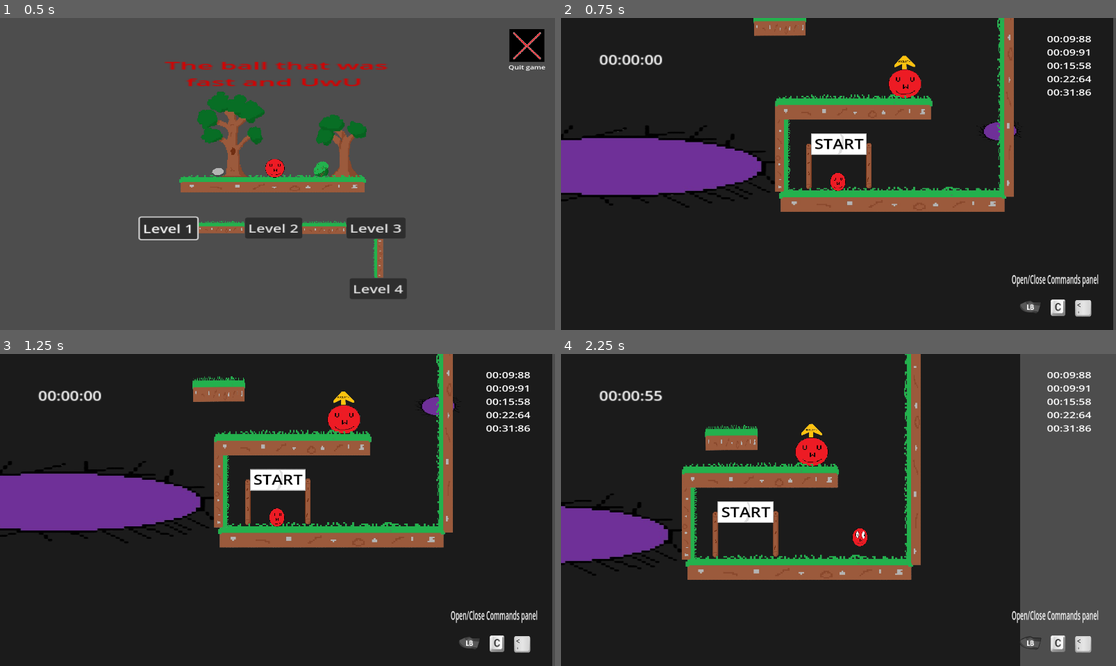
Above: before the commit, frames 1-4 (two rows, left to right).
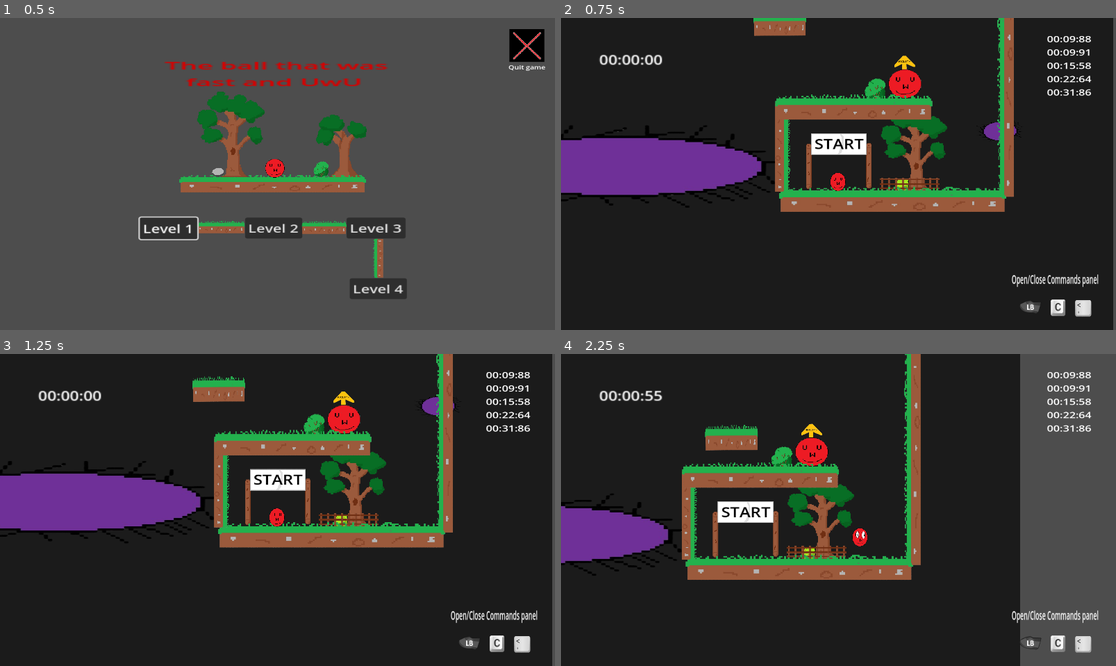
Above: after the commit, the same moments.

Repository: Mahnwe/TheBallThatWasUwU
Game: Godot game, scene res://Scenes/menu.tscn
The game is run twice, just before and just after one commit, with the same random seed, the same clock (stepped at 60 frames per second) and the same inputs.
Inputs (mouse positions are in pixels of both pictures, inside the frame that each line leads up to):
- Up to frame 1 (0.5 s): no input
- Up to frame 2 (0.75 s): click "Level 2" at 0.5 s
- Up to frame 3 (1.25 s): no input
- Up to frame 4 (2.25 s): tap Enter at 1.25 s; move the mouse to (960, 494) at 1.27 s; hold D (move_right) from 1.28 s (still down); tap F (next_level) at 1.35 s; click (960, 494) at 1.42 s; tap Space (jump) at 1.52 s; move the mouse to (727, 525) at 2.02 s; tap X (dash) at 2.1 s

Frame 1 is identical in both runs. In frame 2, 1.7% of the frame differs, in the area x 54-70%, y 19-56%; in frame 3, 1.7%; in frame 4, 1.7%, in the area x 37-53%, y 29-66%.

Commit message:
polish level 2 LD and add some decorations

Diff:
--- a/Scenes/level2.tscn
+++ b/Scenes/level2.tscn
@@ -12,6 +12,16 @@
 [ext_resource type="PackedScene" uid="uid://i4jemvk3v54m" path="res://Scenes/ability.tscn" id="9_of3vt"]
 [ext_resource type="PackedScene" uid="uid://7qfwpggjf11t" path="res://Scenes/save_point.tscn" id="10_bv661"]
 [ext_resource type="PackedScene" uid="uid://dss5xj26b0dfl" path="res://Scenes/finish.tscn" id="11_bscno"]
+[ext_resource type="PackedScene" uid="uid://be1l83abc4nq8" path="res://Scenes/apple_tree.tscn" id="13_f34ya"]
+[ext_resource type="PackedScene" uid="uid://biohd7firpiow" path="res://Scenes/rock_3.tscn" id="14_238nh"]
+[ext_resource type="PackedScene" uid="uid://dd6m23uhhgmfy" path="res://Scenes/branches_bush.tscn" id="15_88g44"]
+[ext_resource type="PackedScene" uid="uid://uwfcx0dtb2bc" path="res://Scenes/big_tree.tscn" id="16_3v757"]
+[ext_resource type="PackedScene" uid="uid://e0nrigj8kq3x" path="res://Scenes/berry_bush.tscn" id="17_negab"]
+[ext_resource type="PackedScene" uid="uid://ctsres127vwfw" path="res://Scenes/barrier.tscn" id="18_sb2qm"]
+[ext_resource type="PackedScene" uid="uid://das30qvpbu28b" path="res://Scenes/rock1.tscn" id="19_bxjdq"]
+[ext_resource type="PackedScene" uid="uid://be8h04flewf2h" path="res://Scenes/tree.tscn" id="20_4t8ex"]
+[ext_resource type="PackedScene" uid="uid://bha08grmcxwnd" path="res://Scenes/rock2.tscn" id="21_euypa"]
+[ext_resource type="PackedScene" uid="uid://d1i4adf8kr3mh" path="res://Scenes/wooden_plank.tscn" id="22_yvjp8"]
 
 [sub_resource type="Curve2D" id="Curve2D_awxt8"]
 _data = {
@@ -153,6 +163,15 @@
 position = Vector2(-36, 429)
 scale = Vector2(0.599999, 1)
 
+[node name="Wall18" parent="." instance=ExtResource("6_llnkw")]
+position = Vector2(681, -115)
+rotation = 1.5708
+scale = Vector2(1, 1.86584)
+
+[node name="platform22" parent="." instance=ExtResource("2_ja3c0")]
+position = Vector2(358, -166)
+scale = Vector2(0.32, 0.72)
+
 [node name="Wall2" parent="." instance=ExtResource("6_llnkw")]
 position = Vector2(670, 151)
 rotation = 1.5708
@@ -350,6 +369,10 @@
 position = Vector2(-2276, 813)
 scale = Vector2(0.11999, 2.04)
 
+[node name="platform20" parent="." instance=ExtResource("2_ja3c0")]
+position = Vector2(-2452, 781)
+scale = Vector2(0.12, 1.48)
+
 [node name="platform7" parent="." instance=ExtResource("2_ja3c0")]
 position = Vector2(-2894, 879)
 scale = Vector2(1.03053, 1)
@@ -465,7 +488,7 @@
 [node name="Wall10" parent="." instance=ExtResource("6_llnkw")]
 position = Vector2(-2943, 167)
 rotation = 1.5708
-scale = Vector2(0.759999, 1.72)
+scale = Vector2(0.879999, 1.72)
 
 [node name="Wall11" parent="." instance=ExtResource("6_llnkw")]
 position = Vector2(-3111, 650)
@@ -594,6 +617,10 @@
 [node name="platform19" parent="." instance=ExtResource("2_ja3c0")]
 position = Vector2(-3563, -292)
 scale = Vector2(1.72, 1)
+
+[node name="platform21" parent="." instance=ExtResource("2_ja3c0")]
+position = Vector2(-2652, 648)
+scale = Vector2(0.200005, 0.778904)
 
 [node name="ColorRect" type="ColorRect" parent="."]
 z_index = -20
@@ -603,6 +630,76 @@
 offset_bottom = 1635.0
 scale = Vector2(1.56, 0.84)
 color = Color(0.10748, 0.10748, 0.10748, 1)
+
+[node name="AppleTree" parent="." instance=ExtResource("13_f34ya")]
+position = Vector2(-3642, 286)
+scale = Vector2(1.2, 1.2)
+
+[node name="Rock3" parent="." instance=ExtResource("14_238nh")]
+position = Vector2(-1359, 994)
+rotation = 0.265133
+scale = Vector2(0.8, 0.8)
+
+[node name="BranchesBush" parent="Rock3" instance=ExtResource("15_88g44")]
+position = Vector2(77.5001, 8.74769)
+rotation = -0.232646
+scale = Vector2(1.2, 1.2)
+
+[node name="BigTree" parent="." instance=ExtResource("16_3v757")]
+position = Vector2(328, 637)
+scale = Vector2(0.7, 0.7)
+
+[node name="BerryBush" parent="BigTree" instance=ExtResource("17_negab")]
+position = Vector2(-41.4286, 121.428)
+scale = Vector2(1, 1)
+
+[node name="Barrier" parent="BigTree" instance=ExtResource("18_sb2qm")]
+position = Vector2(-87.1429, 118.571)
+
+[node name="Barrier" parent="BigTree/Barrier" instance=ExtResource("18_sb2qm")]
+position = Vector2(50, 0)
+
+[node name="Barrier2" parent="BigTree/Barrier" instance=ExtResource("18_sb2qm")]
+position = Vector2(98.5714, 0)
+
+[node name="Barrier3" parent="BigTree/Barrier" instance=ExtResource("18_sb2qm")]
+position = Vector2(145.714, 0)
+
+[node name="Rock1" parent="." instance=ExtResource("19_bxjdq")]
+position = Vector2(-838, 561)
+
+[node name="Tree" parent="Rock1" instance=ExtResource("20_4t8ex")]
+position = Vector2(-163, -77)
+
+[node name="Rock2" parent="." instance=ExtResource("21_euypa")]
+position = Vector2(-3702, 572)
+flip_value = 1
+
+[node name="WoodenPlank" parent="." instance=ExtResource("22_yvjp8")]
+position = Vector2(-3459, -96)
+scale = Vector2(0.2, 0.4)
+
+[node name="WoodenPlank2" parent="WoodenPlank" instance=ExtResource("22_yvjp8")]
+position = Vector2(310, -157.5)
+rotation = 1.5708
+scale = Vector2(0.5, 2)
+
+[node name="WoodenPlank3" parent="WoodenPlank" instance=ExtResource("22_yvjp8")]
+position = Vector2(340, -2.50082)
+rotation = 0.448705
+scale = Vector2(0.799477, 3.08941)
+skew = 0.643158
+
+[node name="BerryBush" parent="." instance=ExtResource("17_negab")]
+position = Vector2(-3594, 378)
+scale = Vector2(1.115, 1.115)
+
+[node name="BranchesBush" parent="." instance=ExtResource("15_88g44")]
+position = Vector2(234, 485)
+
+[node name="BigTree2" parent="." instance=ExtResource("16_3v757")]
+position = Vector2(-2140, 874)
+scale = Vector2(1.2, 1.2)
 
 [connection signal="player_exited_start_area" from="StartArea" to="." method="_on_start_area_player_exited_start_area"]
 [connection signal="spike_hit" from="SpikePatrol1/PathFollow2D/Spike" to="." method="_on_spike_spike_hit"]
--- a/Scripts/triple_sign.gd
+++ b/Scripts/triple_sign.gd
@@ -3,8 +3,7 @@
 
 # Called when the node enters the scene tree for the first time.
 func _ready():
-	pass # Replace with function body.
-
+	pass
 
 # Called every frame. 'delta' is the elapsed time since the previous frame.
 func _process(_delta):
Not shown: 1 places in Scenes/level2.tscn that only renumber resources
